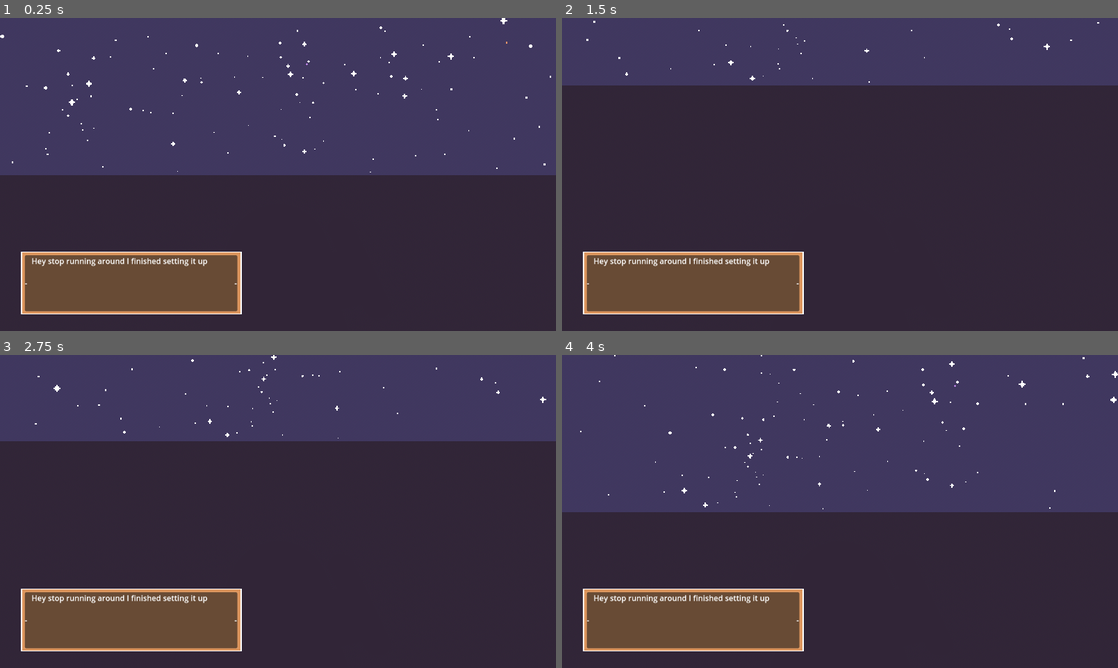
Above: before the commit, frames 1-4 (two rows, left to right).
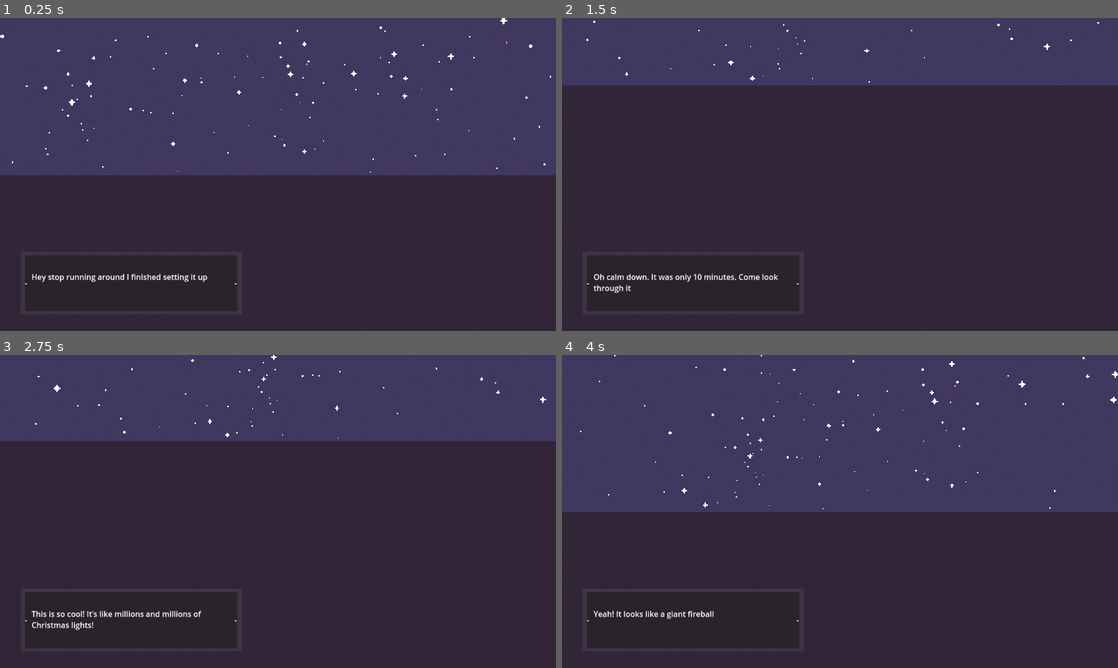
Above: after the commit, the same moments.

Repository: ATTOCORRECT/DesignWeek-Winter2025
Game: Godot game, scene res://Game.tscn
Two runs of this game, one before a commit and one after it. Both use one fixed random seed, a clock stepped at 60 frames per second and the inputs below.
Inputs (mouse positions are in pixels of both pictures, inside the frame that each line leads up to):
- Up to frame 1 (0.25 s): no input
- Up to frame 2 (1.5 s): tap Enter (ui_accept) at 0.5 s; drag from (695, 284) to (895, 105) at 0.52 s; drag from (728, 190) to (812, 237) at 1.27 s
- Up to frame 3 (2.75 s): tap Enter (ui_accept) at 2 s; move the mouse to (333, 442) at 2.02 s; hold Up (ui_up) from 2.03 s (still down); hold Mouse wheel down (zoom_out) from 2.03 s (still down); click (333, 442) at 2.3 s
- Up to frame 4 (4 s): release Up (ui_up) at 2.75 s; release Mouse wheel down (zoom_out) at 2.75 s; drag from (812, 574) to (673, 464) at 2.77 s; tap Enter (ui_accept) at 3.5, 3.77 s; move the mouse to (1006, 558) at 3.52 s; hold Down (ui_down) from 3.53 s (still down); hold Mouse wheel up (zoom_in) from 3.53 s (still down); tap Mouse wheel down (zoom_out) at 3.8 s

The runs differ from the first frame. In frame 1, 7.9% of the frame differs, in the area x 3-44%, y 74-95%; in frame 2, 7.9%; in frame 3, 7.9%; in frame 4, 7.9%.

Commit message:
completed music and text

Diff:
--- a/stargazing-prototype/Game.tscn
+++ b/stargazing-prototype/Game.tscn
@@ -8,10 +8,20 @@
 [ext_resource type="PackedScene" uid="uid://c6wq8jhuy4hsw" path="res://text_box_haidi.tscn" id="3_yx171"]
 [ext_resource type="PackedScene" uid="uid://bn8727pnh3qip" path="res://assets/telescope_model.tscn" id="4_r0x5m"]
 [ext_resource type="PackedScene" uid="uid://bme4wp3lk5xul" path="res://simlpe_star.tscn" id="6_joorw"]
-[ext_resource type="PackedScene" uid="uid://bg7a2n2lo5lgf" path="res://star_cluster_jelly.tscn" id="6_yx171"]
+[ext_resource type="PackedScene" path="res://star_cluster_jelly.tscn" id="6_yx171"]
 [ext_resource type="Texture2D" uid="uid://c583xmajg272d" path="res://assets/star_medium.png" id="8_yx171"]
 [ext_resource type="Texture2D" uid="uid://bu6rokk325ecg" path="res://assets/star_big.png" id="9_yhmtn"]
-[ext_resource type="Script" path="res://audio_manager.gd" id="12_gwjdr"]
+[ext_resource type="Script" uid="uid://dieeywu2aw74c" path="res://audio_manager.gd" id="12_gwjdr"]
+[ext_resource type="AudioStream" uid="uid://bi7jnibpxb10c" path="res://assets/base theme.wav" id="13_elkpi"]
+[ext_resource type="AudioStream" uid="uid://bd3yqs5eq2alc" path="res://assets/Design Week - Team 30 - SFX twinkle.wav" id="13_lvtmh"]
+[ext_resource type="AudioStream" uid="uid://ds05r88cawvbl" path="res://assets/melody.wav" id="14_0yprl"]
+[ext_resource type="AudioStream" uid="uid://0wxpibqmcs48" path="res://assets/Design Week - Team 30 - Telescope.wav" id="14_yyih5"]
+[ext_resource type="AudioStream" uid="uid://ma8rrkkrjf5f" path="res://assets/melody high.wav" id="15_bvhbk"]
+[ext_resource type="AudioStream" uid="uid://cydj8aur0i4av" path="res://assets/twinkle.wav" id="16_cpsxm"]
+[ext_resource type="AudioStream" uid="uid://bopdl3btjnmty" path="res://assets/twinkle 2.wav" id="17_hmewc"]
+
+[sub_resource type="StyleBoxFlat" id="StyleBoxFlat_qjyg3"]
+bg_color = Color(0.6, 0.6, 0.6, 0.129412)
 
 [sub_resource type="ProceduralSkyMaterial" id="ProceduralSkyMaterial_t88pq"]
 sky_top_color = Color(0.25098, 0.219608, 0.372549, 1)
@@ -55,6 +65,7 @@
 anchor_bottom = 1.0
 grow_horizontal = 2
 grow_vertical = 2
+size_flags_vertical = 4
 mouse_filter = 1
 
 [node name="TextureRect" type="TextureRect" parent="UI"]
@@ -71,6 +82,13 @@
 
 [node name="textBox_Haidi" parent="UI" instance=ExtResource("3_yx171")]
 
+[node name="Panel" parent="UI/textBox_Haidi/textBox_Haidi_Container" index="0"]
+theme_override_styles/panel = SubResource("StyleBoxFlat_qjyg3")
+
+[node name="text" parent="UI/textBox_Haidi/textBox_Haidi_Container/Panel/MarginContainer/HBoxContainer" index="1"]
+custom_minimum_size = Vector2(0, 50)
+size_flags_vertical = 4
+
 [node name="World" type="Node3D" parent="."]
 
 [node name="Telescope" type="Node3D" parent="World"]
@@ -1795,7 +1813,30 @@
 [node name="Audio Manager" type="Node" parent="."]
 script = ExtResource("12_gwjdr")
 
-[node name="AudioStreamPlayer" type="AudioStreamPlayer" parent="Audio Manager"]
+[node name="AudioStreamPlayerBase" type="AudioStreamPlayer" parent="Audio Manager"]
+stream = ExtResource("13_elkpi")
+
+[node name="AudioStreamPlayerMelody" type="AudioStreamPlayer" parent="Audio Manager"]
+stream = ExtResource("14_0yprl")
+volume_db = -80.0
+
+[node name="AudioStreamPlayerMelody2" type="AudioStreamPlayer" parent="Audio Manager"]
+stream = ExtResource("15_bvhbk")
+volume_db = -80.0
+
+[node name="AudioStreamPlayerMusicT" type="AudioStreamPlayer" parent="Audio Manager"]
+stream = ExtResource("16_cpsxm")
+volume_db = -80.0
+
+[node name="AudioStreamPlayerMusicT2" type="AudioStreamPlayer" parent="Audio Manager"]
+stream = ExtResource("17_hmewc")
+volume_db = -80.0
+
+[node name="AudioStreamPlayerTwinkle" type="AudioStreamPlayer" parent="Audio Manager"]
+stream = ExtResource("13_lvtmh")
+
+[node name="AudioStreamPlayerTelescope" type="AudioStreamPlayer" parent="Audio Manager"]
+stream = ExtResource("14_yyih5")
 
 [editable path="UI/textBox_Haidi"]
 [editable path="World/Star Clusters/Star Cluster"]
--- a/stargazing-prototype/audio_manager.gd
+++ b/stargazing-prototype/audio_manager.gd
@@ -1,7 +1,37 @@
 extends Node
 
-@onready var speaker1 = $AudioStreamPlayer
+@onready var speaker1Music = $AudioStreamPlayerBase
+@onready var speaker2Music = $AudioStreamPlayerMelody
+@onready var speaker3Music = $AudioStreamPlayerMelody2
+@onready var speaker4Music = $AudioStreamPlayerMusicT
+@onready var speaker5Music = $AudioStreamPlayerMusicT2
 
-func play_layer():
-	speaker1.play()
-	pass
+@onready var speaker1Twinkle = $AudioStreamPlayerTwinkle
+@onready var speaker1Telescope = $AudioStreamPlayerTelescope
+
+func _ready() -> void:
+	speaker1Music.play()
+	speaker2Music.play()
+	speaker3Music.play()
+	speaker4Music.play()
+	speaker5Music.play()
+
+func play_layer(i):
+	match i:
+		1:
+			speaker4Music.volume_db = 0.0
+		2:
+			speaker2Music.volume_db = 0.0
+		3:
+			speaker2Music.volume_db = -80.0
+			speaker3Music.volume_db = 0.0
+		4:
+			speaker2Music.volume_db = 0.0
+		5:
+			speaker5Music.volume_db = 0.0
+
+func play_twinkle():
+	speaker1Twinkle.play()
+
+func play_Telescope():
+	speaker1Telescope.play()
--- a/stargazing-prototype/camera_3d.gd
+++ b/stargazing-prototype/camera_3d.gd
@@ -69,12 +69,13 @@
 func zoom_in():
 	set_zoom_in_settings()
 	print("zoom in")
+	Singleton.audio_manager.play_Telescope()
 
 
 func zoom_out():
 	set_zoom_out_settings()
 	print("zoom out")
-	Singleton.audio_manager.play_layer()
+	Singleton.audio_manager.play_Telescope()
 
 
 func set_focus_in_settings():
--- a/stargazing-prototype/dialogue_manager/DialogueManager.gd
+++ b/stargazing-prototype/dialogue_manager/DialogueManager.gd
@@ -36,7 +36,7 @@
 			read_lines(33, 38)
 		5:
 			read_lines(39, 55)
-
+	Singleton.audio_manager.play_layer(i)
 
 func read_lines(start: int, end: int):
 
@@ -45,6 +45,6 @@
 		#print(line_index)
 		print(i + start)
 		text = dialogueLines[i + start]
-		await get_tree().create_timer(5).timeout
+		await get_tree().create_timer(0.5).timeout
 
 	print("done")
--- a/stargazing-prototype/star_cluster.gd
+++ b/stargazing-prototype/star_cluster.gd
@@ -47,6 +47,7 @@
 		return
 
 	print("solved")
+	Singleton.audio_manager.play_twinkle()
 
 	Singleton.active_state = Singleton.State.NO_TARGET
 	get_child(0).process_mode = Node.PROCESS_MODE_DISABLED
Not shown: 1 places in stargazing-prototype/Game.tscn that only renumber resources
Not shown, added: stargazing-prototype/assets/Design Week - Team 30 - SFX twinkle.wav.import
Not shown, added: stargazing-prototype/assets/Design Week - Team 30 - Telescope.wav.import
Not shown, added: stargazing-prototype/assets/base theme.wav.import
Not shown, added: stargazing-prototype/assets/demo (without twinkle 2).wav.import
Not shown, added: stargazing-prototype/assets/melody high.wav.import
Not shown, added: stargazing-prototype/assets/melody.wav.import
Not shown, added: stargazing-prototype/assets/twinkle 2.wav.import
Not shown, added: stargazing-prototype/assets/twinkle.wav.import
Not shown, added: stargazing-prototype/assets/Design Week - Team 30 - SFX twinkle.wav
Not shown, added: stargazing-prototype/assets/Design Week - Team 30 - Telescope.wav
Not shown, added: stargazing-prototype/assets/base theme.wav
(and 5 more such lines)
